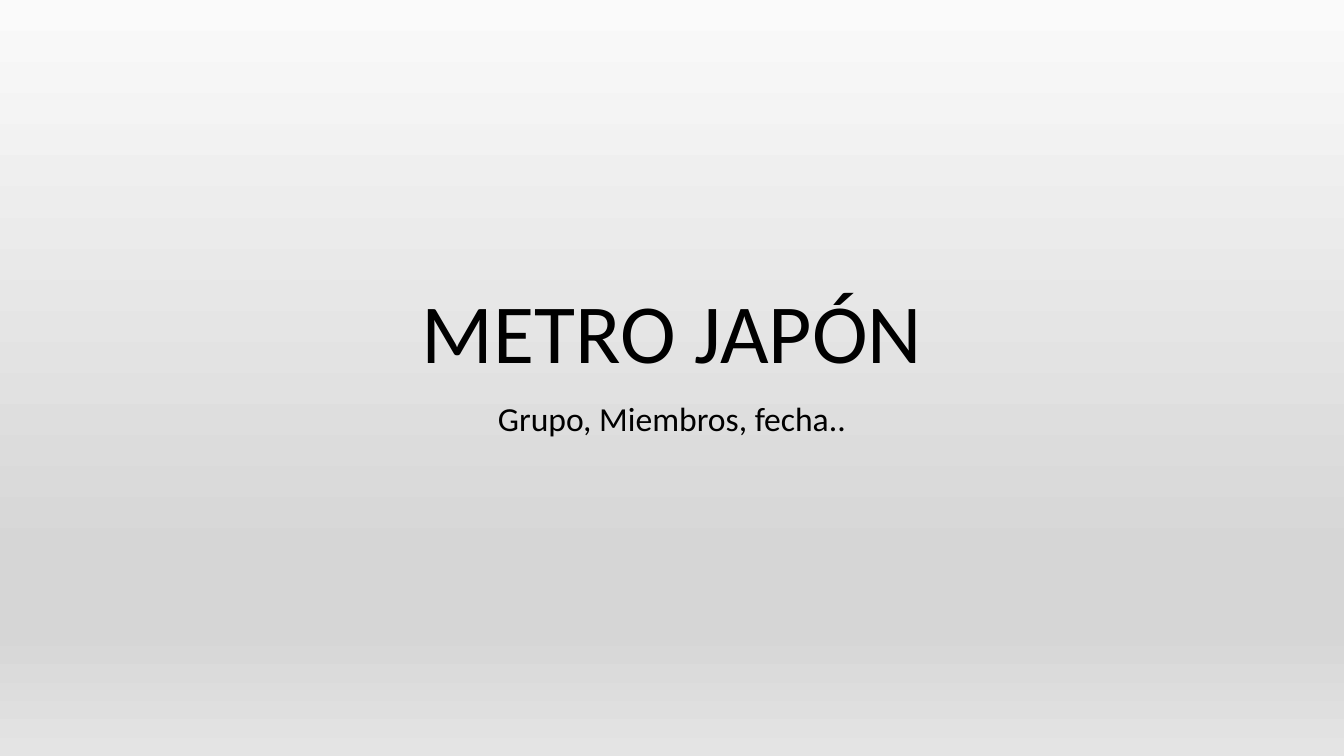
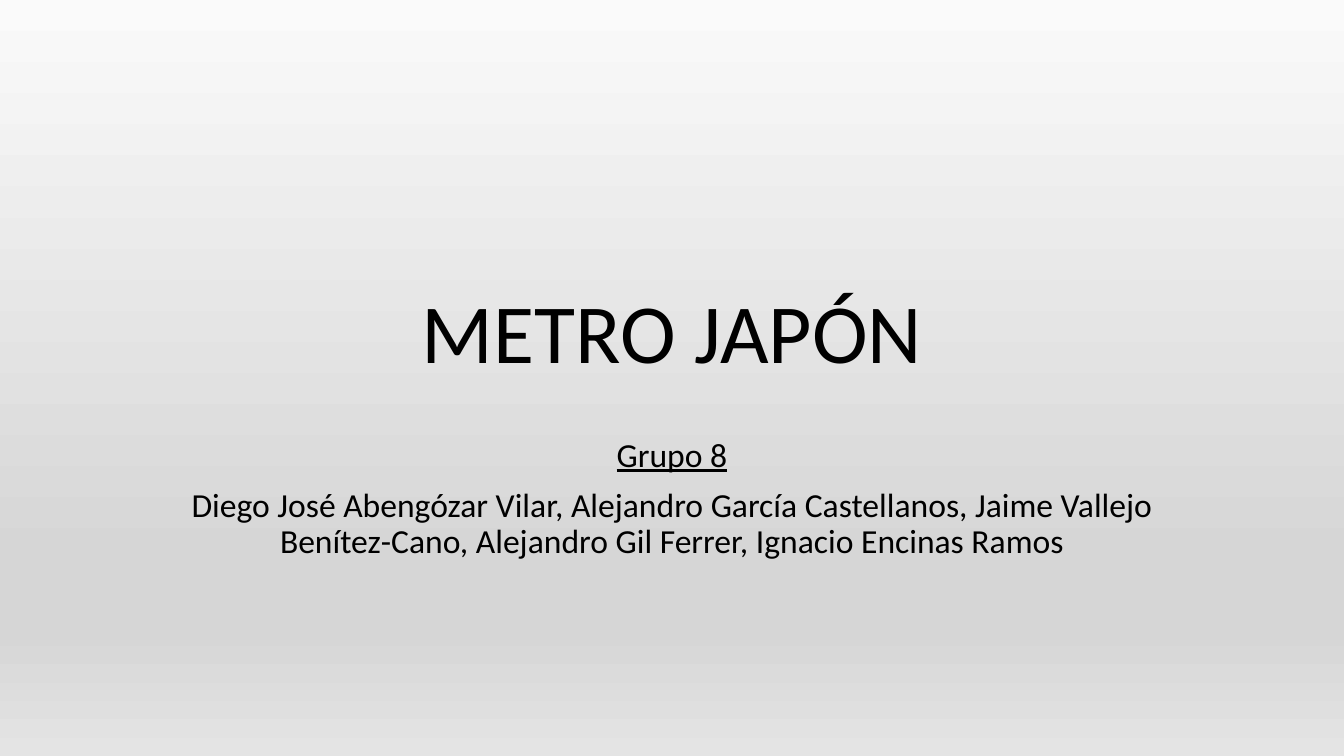
Before and after one commit to AGarciaCast/MetroJapon, a slide deck: slide 1 of PresentacionMetro.pptx. Drawn at 1344x756 pixels with LibreOffice and Linux fonts; fonts in the diff are those of the drawing. Boxes give left, top, right and bottom in pixels: in the first picture for what was removed or moved away, otherwise in the second. Text is boxed around its words. In the diff, an @@ line names an element or a change of style, - is before the commit and + after.

```diff
--- a/PresentacionMetro.pptx
+++ b/PresentacionMetro.pptx
@@ subtitle at (x1=192, y1=444, x2=1152, y2=559): text changed @@
-Grupo, Miembros, fecha..
+Grupo 8
+Diego José Abengózar Vilar, Alejandro García Castellanos, Jaime Vallejo Benítez-Cano, Alejandro Gil Ferrer, Ignacio Encinas Ramos
```
Also in this commit, not shown: 8 other slides changed.
